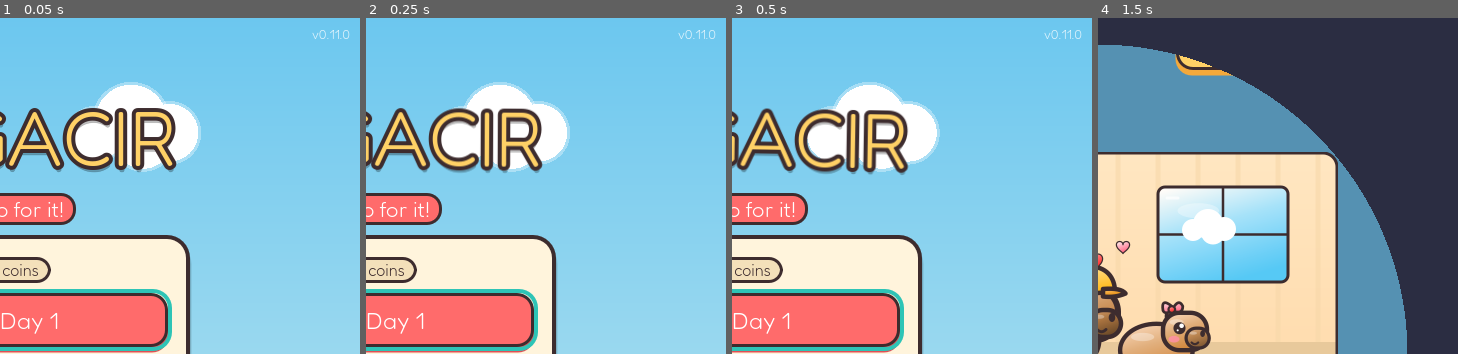
Above: before the commit, frames 1-4 (left to right).
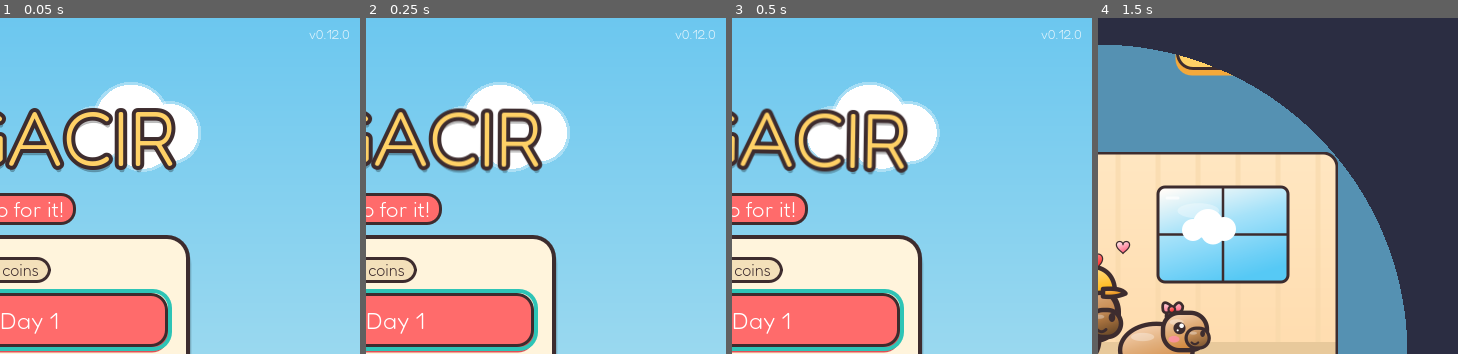
Above: after the commit, the same moments.

Repository: FirmansyahDzakwanArifien/si-ngacir
Game: Godot game, scene res://scenes/main.tscn
Two runs of this game, one before a commit and one after it. Both use one fixed random seed, a clock stepped at 60 frames per second and the inputs below.
Inputs:
- Up to frame 1 (0.05 s): no input
- Up to frame 2 (0.25 s): no input
- Up to frame 3 (0.5 s): no input
- Up to frame 4 (1.5 s): click "Start Day 1" at 0.5 s; click "Skip (Esc)" at 1.25 s
The pictures show only the part of the screen within x 50-100%, y 0-50%; the shares and areas given below are measured in that part.

The runs differ from the first frame. In frame 1, 0.1% of the frame differs, in the area x 85-98%, y 3-7%; in frame 2, 0.1%; in frame 3, 0.1%; in frame 4, nothing differs.

Commit message:
feat(web): Tampilan 3D juga di browser
- Template web ramping kini menyertakan inti 3D (modul lain tetap
  dibuang), sehingga opsi Tampilan 3D muncul di versi web
- Bayangan real-time hanya di desktop; HP dan browser HP tanpa bayangan
- Dokumen dan komentar diperbarui
- Versi 0.12.0

Diff:
--- a/project.godot
+++ b/project.godot
@@ -11,7 +11,7 @@
 [application]
 
 config/name="Si Ngacir"
-config/version="0.11.0"
+config/version="0.12.0"
 config/description="Trobos Ajalah! Game kurir capybara."
 run/main_scene="res://scenes/main.tscn"
 config/features=PackedStringArray("4.3", "GL Compatibility")
--- a/scripts/autoload/game_state.gd
+++ b/scripts/autoload/game_state.gd
@@ -140,7 +140,7 @@
 	return total_savings() >= MEDICAL_COST
 
 
-## Build ini punya modul 3D (Windows, Android). Build web ramping tidak, jadi Tampilan 3D disembunyikan.
+## Build ini punya modul 3D (web, Windows, Android). Build tanpa 3D menyembunyikan opsi Tampilan 3D.
 func supports_3d() -> bool:
 	return ClassDB.class_exists(&"MeshInstance3D")
 
--- a/scripts/game/level.gd
+++ b/scripts/game/level.gd
@@ -18,7 +18,7 @@
 ## Tambahan ETA untuk mampir ke titik jemput: tetap + per kolom menyimpang dari jalur lurus.
 const PICKUP_ETA_BONUS := 4.0
 const PICKUP_ETA_PER_COLUMN := 0.6
-## Tampilan 3D (beta): dimuat lewat path supaya build tanpa modul 3D (web ramping) tidak memuatnya.
+## Tampilan 3D (beta): dimuat lewat path supaya build tanpa modul 3D tidak memuatnya.
 const VIEW_3D_SCRIPT := "res://scripts/game3d/level_3d_view.gd"
 ## Posisi Masbro di layar (0 = atas, 1 = bawah); lebih ke bawah supaya jalan di depan terlihat.
 const CAMERA_ANCHOR := 0.65
--- a/scripts/game3d/level_3d_view.gd
+++ b/scripts/game3d/level_3d_view.gd
@@ -5,7 +5,7 @@
 ## keadaan Level setiap frame lalu menggambarnya dalam 3D: papan 2D disembunyikan, HUD tetap sama.
 ## Pemetaan: 1 petak (48 px) = 1 meter; kolom → x, baris → z (baris 0 = rumah pelanggan, paling jauh).
 ##
-## Hanya dimuat bila build punya modul 3D (Windows, Android). Build web ramping tidak memuat skrip ini.
+## Hanya dimuat bila build punya modul 3D (lihat GameState.supports_3d).
 
 const Props := preload("res://scripts/game3d/props_3d.gd")
 
@@ -69,6 +69,10 @@
 
 
 # ------------------------------------------------------------------ Dunia
+
+static func _is_handheld() -> bool:
+	return OS.has_feature("mobile") or OS.has_feature("web_android") or OS.has_feature("web_ios")
+
 
 func _build_environment() -> void:
 	var rainy: bool = level.day.rainy
@@ -99,7 +103,8 @@
 	_sun.rotation_degrees = Vector3(-52, -38, 0)
 	_sun.light_color = Color("ffe2b0") if not rainy else Color("b8c6d6")
 	_sun.light_energy = 1.0 if not rainy else 0.35
-	_sun.shadow_enabled = true
+	# Bayangan real-time hanya di desktop; HP (APK atau browser HP) lebih ringan tanpa bayangan.
+	_sun.shadow_enabled = not _is_handheld()
 	_sun.directional_shadow_max_distance = 40.0
 	add_child(_sun)
 
--- a/scripts/game3d/props_3d.gd
+++ b/scripts/game3d/props_3d.gd
@@ -2,7 +2,7 @@
 ## Model 3D sederhana dari bentuk dasar (kapsul, bola, kotak, silinder) untuk Tampilan 3D (beta).
 ## Gaya: toon + garis luar gelap supaya tetap kawaii. Satuan: 1 petak = 1 meter.
 ## Tim 3D bisa mengganti fungsi di sini dengan model .glb tanpa mengubah logika game.
-## Skrip ini hanya dimuat bila build punya modul 3D (bukan build web ramping), jadi tanpa class_name.
+## Skrip ini hanya dimuat bila build punya modul 3D, jadi tanpa class_name.
 
 const OUTLINE_SHADER := """
 shader_type spatial;
Not shown, changed: export_presets.cfg
Not shown, changed: .github/godot/web_template.py
Not shown, changed: README.md
Not shown, changed: docs/KONSEP_3D.md
Not shown, changed: docs/MANUAL.md
